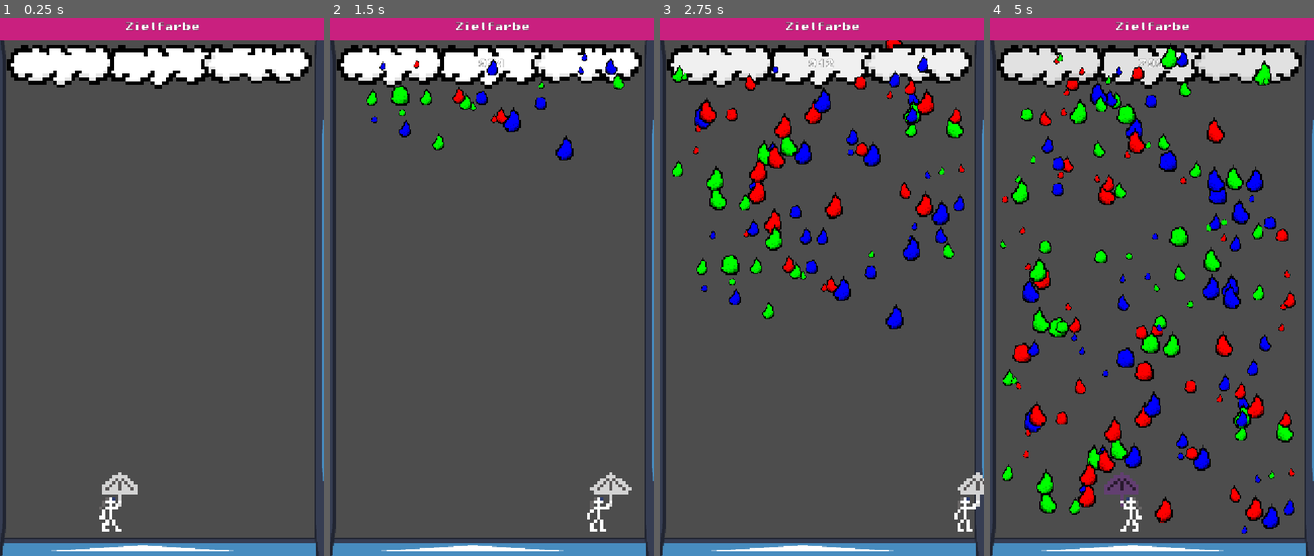
Above: before the commit, frames 1-4 (left to right).
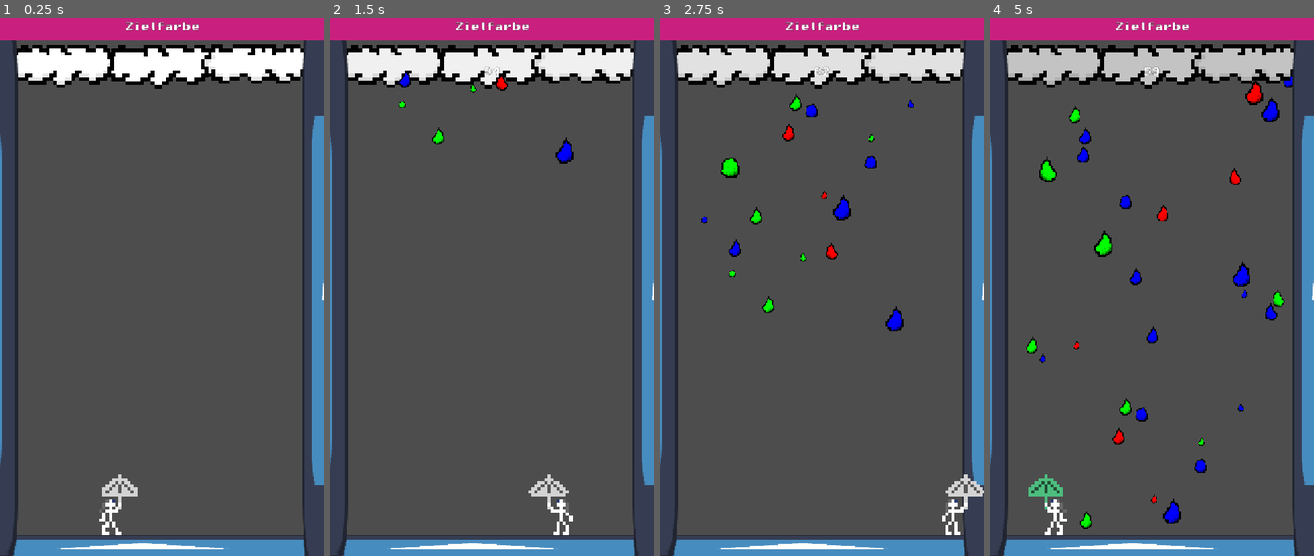
Above: after the commit, the same moments.

Repository: Gellardo/gamejam-farbe-bekennen
Game: Godot game, scene res://game.tscn
Same seed, same stepped clock (60 frames per second), same inputs: the game is played once before the commit and once after it. The engine's default icon, where the game draws it, is replaced by a stand-in: a white triangle on a blue panel in a dark square.
Inputs (mouse positions are in pixels of both pictures, inside the frame that each line leads up to):
- Up to frame 1 (0.25 s): no input
- Up to frame 2 (1.5 s): tap Enter at 0.5 s; move the mouse to (563, 260) at 0.52 s; hold Right (right) 0.53-1.25 s; click (563, 260) at 0.67 s; drag from (427, 313) to (488, 66) at 1.27 s
- Up to frame 3 (2.75 s): move the mouse to (854, 168) at 2.02 s; hold Right (right) from 2.03 s (still down); click (854, 168) at 2.17 s
- Up to frame 4 (5 s): release Right (right) at 2.75 s; drag from (1135, 394) to (1226, 319) at 2.77 s; move the mouse to (1249, 367) at 3.52 s; hold Left (left) 3.53-4.25 s; click (1249, 367) at 3.67 s; drag from (1054, 206) to (1061, 486) at 4.27 s

The runs differ from the first frame. In frame 1, 7.2% of the frame differs, in the area x 0-100%, y 4-100%; in frame 2, 9.5%; in frame 3, 15%; in frame 4, 26%.

Commit message:
Fix color fly + add touch input

Diff:
--- a/cloud.tscn
+++ b/cloud.tscn
@@ -14,7 +14,7 @@
 region = Rect2(32, 0, 32, 32)
 
 [sub_resource type="RectangleShape2D" id="RectangleShape2D_hcsci"]
-size = Vector2(670, 111)
+size = Vector2(670, 75.5)
 
 [node name="Cloud" type="Area2D" unique_id=281911265]
 script = ExtResource("1_b3oxr")
@@ -44,7 +44,7 @@
 texture = SubResource("AtlasTexture_uw4j0")
 
 [node name="CollisionShape2D" type="CollisionShape2D" parent="." unique_id=1955785203]
-position = Vector2(358, 68)
+position = Vector2(358, 85.75)
 shape = SubResource("RectangleShape2D_hcsci")
 
 [node name="Label" type="Label" parent="CollisionShape2D" unique_id=1261832844]
--- a/game.tscn
+++ b/game.tscn
@@ -11,10 +11,10 @@
 distance = -1136.0
 
 [sub_resource type="RectangleShape2D" id="RectangleShape2D_fc0e3"]
-size = Vector2(207.5, 1246)
+size = Vector2(234.5, 1246)
 
 [sub_resource type="RectangleShape2D" id="RectangleShape2D_7jktm"]
-size = Vector2(100, 1249)
+size = Vector2(127, 1249)
 
 [sub_resource type="LabelSettings" id="LabelSettings_6lhik"]
 font_size = 20
@@ -29,7 +29,6 @@
 
 [node name="Cloud" parent="." unique_id=281911265 instance=ExtResource("3_fc0e3")]
 position = Vector2(1, 34)
-water = null
 
 [node name="Background" type="Node" parent="." unique_id=1229567961]
 
@@ -41,35 +40,35 @@
 shape = SubResource("WorldBoundaryShape2D_6lhik")
 
 [node name="Sprite2D" type="Sprite2D" parent="Background/Ground" unique_id=1779319486]
-position = Vector2(320, 1180.0001)
-scale = Vector2(10.6484375, 0.4296875)
+position = Vector2(320, 1176.25)
+scale = Vector2(10.6484375, 0.4882822)
 texture = ExtResource("3_feb5d")
 
 [node name="LeftWall" type="StaticBody2D" parent="Background" unique_id=297536896]
 
 [node name="CollisionShape2D" type="CollisionShape2D" parent="Background/LeftWall" unique_id=299336342]
-position = Vector2(-84.75, 600)
+position = Vector2(-71.25, 600)
 shape = SubResource("RectangleShape2D_fc0e3")
 
 [node name="Sprite2D" type="Sprite2D" parent="Background/LeftWall" unique_id=1552600545]
-position = Vector2(-86, 604)
-scale = Vector2(1.609375, 9.75)
+position = Vector2(-72.5, 604)
+scale = Vector2(1.8203125, 9.75)
 texture = ExtResource("3_feb5d")
 
 [node name="RightWall" type="StaticBody2D" parent="Background" unique_id=625722766]
 
 [node name="CollisionShape2D" type="CollisionShape2D" parent="Background/RightWall" unique_id=427792333]
-position = Vector2(750, 596.5)
+position = Vector2(736.5, 596.5)
 shape = SubResource("RectangleShape2D_7jktm")
 
 [node name="Sprite2D" type="Sprite2D" parent="Background/RightWall" unique_id=1874843985]
-position = Vector2(751.5, 604.99994)
-scale = Vector2(0.7734373, 9.765626)
+position = Vector2(738.5, 604.99994)
+scale = Vector2(0.9765628, 9.765626)
 texture = ExtResource("3_feb5d")
 
 [node name="Player" parent="." unique_id=757642284 instance=ExtResource("1_80nbo")]
 z_index = 1
-position = Vector2(242, 1139)
+position = Vector2(242, 1145)
 
 [node name="HUD" type="CanvasLayer" parent="." unique_id=474887139]
 
@@ -97,14 +96,14 @@
 anchor_bottom = 1.0
 grow_horizontal = 2
 grow_vertical = 2
-color = Color(0, 0, 0, 0.93333334)
+color = Color(0, 0, 0, 0.7882353)
 
 [node name="VBoxContainer" type="VBoxContainer" parent="HUD/GameOverPopup" unique_id=1343402645]
 layout_mode = 0
-offset_left = 199.0
-offset_top = 240.0
-offset_right = 552.0
-offset_bottom = 764.0
+offset_left = 22.0
+offset_top = 171.0
+offset_right = 700.0
+offset_bottom = 1067.0
 alignment = 1
 
 [node name="HBoxContainer" type="HBoxContainer" parent="HUD/GameOverPopup/VBoxContainer" unique_id=930218652]
@@ -121,7 +120,11 @@
 
 [node name="ResultLabel" type="Label" parent="HUD/GameOverPopup/VBoxContainer" unique_id=743697189]
 layout_mode = 2
-text = "You did ok."
+text = "---Round Over---
+Accuracy:
+Score:
+Grade:
+"
 horizontal_alignment = 1
 
 [node name="RestartButton" type="Button" parent="HUD/GameOverPopup/VBoxContainer" unique_id=1919849675]
@@ -130,4 +133,12 @@
 
 [node name="HighScoreLabel" type="Label" parent="HUD/GameOverPopup/VBoxContainer" unique_id=347059998]
 layout_mode = 2
+text = "High Score:
+1
+2
+2
+3
+4
+5"
 horizontal_alignment = 1
+justification_flags = 161
--- a/project.godot
+++ b/project.godot
@@ -56,6 +56,10 @@
 ]
 }
 
+[input_devices]
+
+pointing/emulate_touch_from_mouse=true
+
 [physics]
 
 3d/physics_engine="Jolt Physics"
--- a/scripts/player.gd
+++ b/scripts/player.gd
@@ -1,5 +1,4 @@
 extends CharacterBody2D
-
 
 const SPEED = 500.0
 
@@ -7,9 +6,20 @@
 @onready var umbrella = $Visuals/SpriteUmbrella
 @onready var dynamic_umbrella = $Area2D/CollisionPolygon2D
 
+var touch_target_x = 0.0
+var is_touching = false
+
 var current_color = Color.LIGHT_GRAY
 var drops = 0
 var facing_direction = 1
+
+func _unhandled_input(event: InputEvent):
+    if event is InputEventScreenTouch:
+      is_touching = event.pressed
+    if is_touching:
+      touch_target_x = get_global_mouse_position().x
+    elif event is InputEventScreenDrag and is_touching:
+      touch_target_x = get_global_mouse_position().x
 
 func collect(color: Color, size: int):
     current_color = ColorManager.color_blend(current_color, color, size*0.1)
@@ -34,6 +44,11 @@
     # Get the input direction and handle the movement/deceleration.
     # As good practice, you should replace UI actions with custom gameplay actions.
     var direction := Input.get_axis("left", "right")
+    if is_touching:
+        var diff: float = touch_target_x - global_position.x
+        if abs(diff) > 10:
+            direction = sign(diff)
+
     if direction:
         velocity.x = direction * SPEED
         set_facing(direction, delta)
@@ -41,5 +56,3 @@
         velocity.x = move_toward(velocity.x, 0, SPEED)
 
     move_and_slide()
-
-    var visible_rect = get_viewport_rect()
--- a/scripts/round_manager.gd
+++ b/scripts/round_manager.gd
@@ -17,7 +17,7 @@
     trigger_game_end()
 
 func start_new_round():
-    spawner.init(1000, 20)
+    spawner.init(100, 10)
     target.color = ColorManager.get_random_color()
 
 func trigger_game_end():
@@ -97,8 +97,6 @@
 
     $HUD/GameOverPopup/VBoxContainer/HBoxContainer/ColorRect.color = player_color
     $HUD/GameOverPopup/VBoxContainer/HBoxContainer/ColorRect2.color = target_color
-    await get_tree().process_frame
-    fly_color_rect($HUD/TargetColor, $HUD/GameOverPopup/VBoxContainer/HBoxContainer/ColorRect2)
     label.text = """
     --- ROUND OVER ---
     Accuracy: {accuracy_pct}%
@@ -106,17 +104,23 @@
     Grade: {grade}
     """.format(result)
     var highscore = "\n"
-    if is_high_score:
-        highscore += "high score!!\n"
+    if true or is_high_score:
+        highscore += """
+        !1!!!!!!!
+        NEW HIGH SCORE
+        !!!!!!1!!
+        """.dedent() + "\n"
     for i in range(min(5, ScoreManager.high_scores.size())):
         var entry = ScoreManager.high_scores[i]
-        highscore += "#%d  %d pts  (%s - %d%%)\n" % [
+        highscore += "#%1d %4d pts  (%8s - %3d%%)\n" % [
             i + 1,
             entry["score"],
             entry["grade"],
             entry["accuracy"]
         ]
     $HUD/GameOverPopup/VBoxContainer/HighScoreLabel.text = highscore
+    await get_tree().process_frame # allow correct positions to settle in vbox
+    fly_color_rect($HUD/TargetColor, $HUD/GameOverPopup/VBoxContainer/HBoxContainer/ColorRect2)
 
     # Bonus: Check if within a win tolerance threshold
     if result.accuracy_pct >= 85.0:
@@ -136,7 +140,7 @@
     #to.visible = false
     to.color= Color.TRANSPARENT
 
-    var duration = 0.4
+    var duration = 0.6
     var dummy = ColorRect.new()
     dummy.color = from.color
     dummy.size = from.size
@@ -146,8 +150,8 @@
     # 4. Create parallel tween
     var tween = create_tween().set_parallel(true)
     tween.set_pause_mode(Tween.TWEEN_PAUSE_PROCESS)
-    tween.set_trans(Tween.TRANS_LINEAR)
-    tween.set_ease(Tween.EASE_IN_OUT)
+    tween.set_trans(Tween.TRANS_CUBIC)
+    tween.set_ease(Tween.EASE_OUT)
     tween.tween_property(dummy, "global_position", to.global_position, duration)
     tween.tween_property(dummy, "size", to.size, duration)
 
